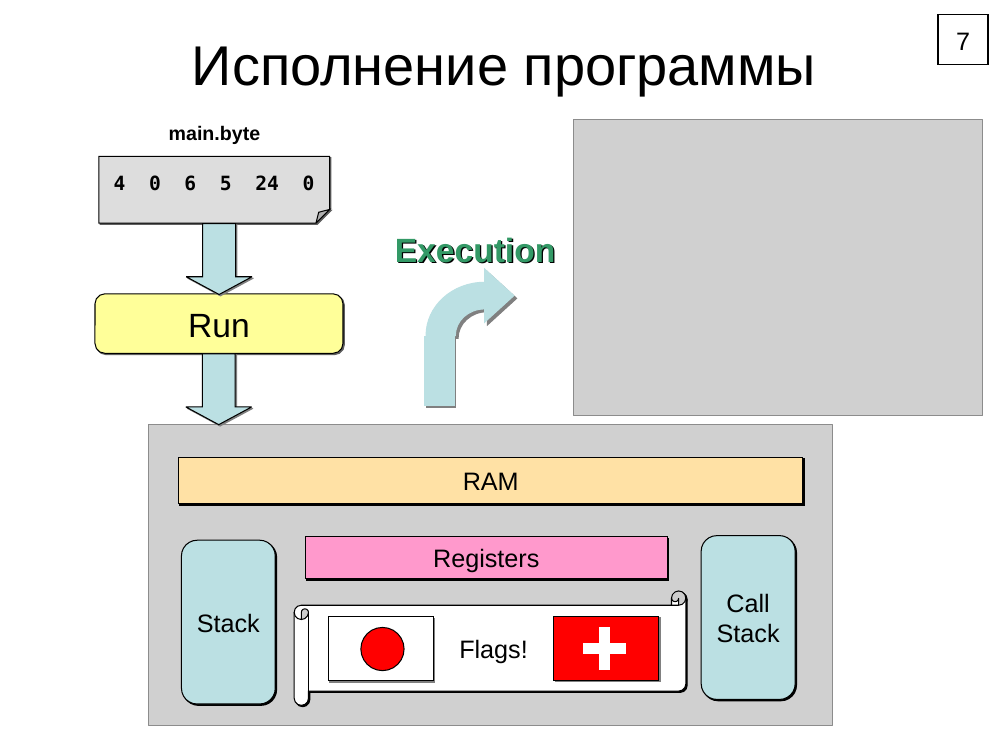
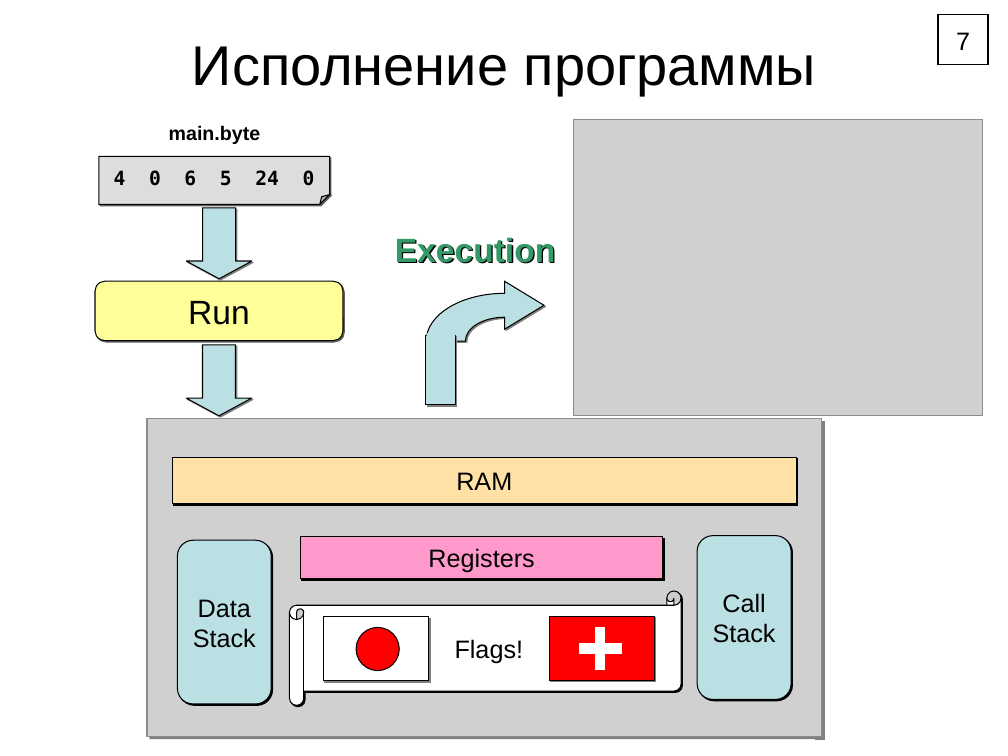
Before and after one commit to Klesomik/Compiler, a slide deck: slide 8 of Compiler/Theory/Report.ppt (slide 7 before the commit). Drawn at 1008x756 pixels with LibreOffice and Linux fonts; fonts in the diff are those of the drawing; grey boxes stand for pictures. Boxes give left, top, right and bottom in pixels: in the first picture for what was removed or moved away, otherwise in the second. Text is boxed around its words. In the diff, an @@ line names an element or a change of style, - is before the commit and + after.

```diff
--- a/Compiler/Theory/Report.ppt
+++ b/Compiler/Theory/Report.ppt
@@ folded corner "4 0 6 5 24 ...": place and size @@
-folded corner "4 0 6 5 24 ..." at <box>99,156,330,223</box>
+folded corner "4 0 6 5 24 ..." at <box>99,156,330,205</box>
@@ folded corner "4 0 6 5 24 ..." at <box>99,156,330,205</box>: vertical alignment middle to bottom @@
@@ right arrow: place and size @@
-right arrow at <box>186,223,251,294</box>
+right arrow at <box>186,208,251,279</box>
@@ rounded rectangle "Run": place and size @@
-rounded rectangle "Run" at <box>95,293,343,353</box>
+rounded rectangle "Run" at <box>95,281,343,341</box>
@@ freeform shape at <box>426,281,544,389</box>: outline #BBE0E3 0.74 pt to #000000 0.74 pt; shadow changed; outline redrawn @@
@@ right arrow: place and size @@
-right arrow at <box>186,354,251,425</box>
+right arrow at <box>186,345,251,416</box>
@@ rectangle at <box>426,335,457,404</box>: outline #BBE0E3 0.74 pt to #000000 0.74 pt @@
@@ rectangle added at <box>426,333,455,338</box>, fill #BBE0E3 @@
@@ picture: place and size @@
-picture at <box>148,425,833,726</box>
+picture at <box>147,418,822,736</box>
@@ rectangle added at <box>815,421,826,740</box>, fill #808080 @@
@@ 6 rectangles, 2 freeform shapes, 1 horizontal scroll, 1 ellipse: place and size @@
-6 rectangles, 2 freeform shapes, 1 horizontal scroll, 1 ellipse at <box>178,458,802,706</box>
+6 rectangles, 2 freeform shapes, 1 horizontal scroll, 1 ellipse at <box>172,458,796,706</box>
@@ text in freeform shape at <box>193,599,256,648</box>: text changed @@
-Stack
+Data
+Stack
@@ rectangle added at <box>149,729,824,740</box>, fill #808080 @@
```
Also in this commit, not shown: 9 other slides changed, 1 slide added, 1 slide removed, 28 other files.
